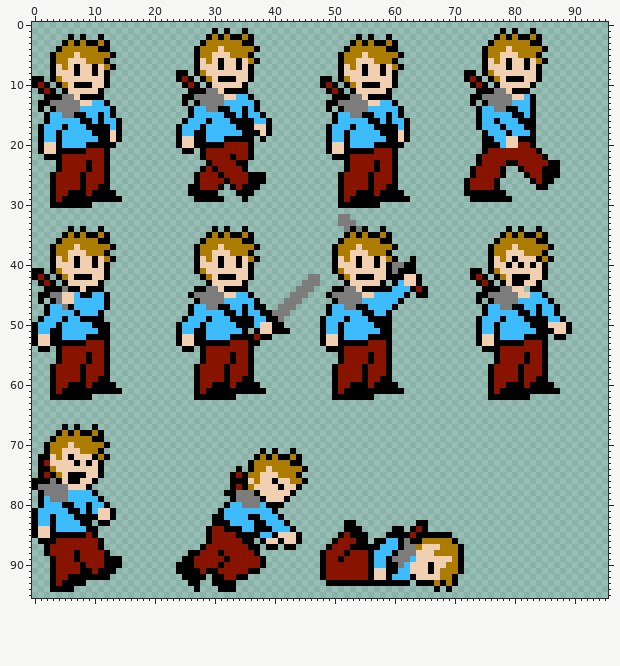
Sprite sheet, stored at client/src/components/Player/Player3.png. Above: the version before the commit.
The file is 288x288 pixels, drawn in blocks of 3x3; one block is one cell here. Colours within 5 levels of each other are drawn and written as one.
Now the later version:
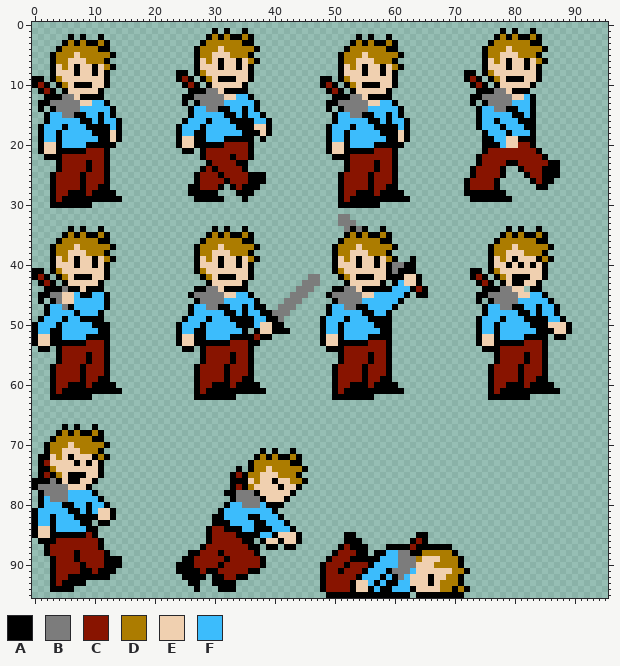
Palette (. is transparent): A #000000  B #7c7c7c  C #881400  D #ac7c00  E #f0d0b0  F #3cbcfc
The edit:
y 83: x 52..53 AA -> ..; x 64..65 AA -> ..
y 84: x 52..54 AAA -> ...; x 60..61 AA -> ..; x 63..65 ACA -> ...
y 85: x 51..52 AC -> .A; x 54..55 AA -> ..; x 59..63 AAAAC -> .....; x 66..69 AAAA -> ....
y 86: x 50..53 ACCC -> ..AA; x 55 A -> .; x 57..62 AAFFAB -> ......; x 64..70 ADDDDDA -> CA.....
y 87: x 49..51 ACC -> ..A; x 56..60 AAFFF -> ...AA; x 62..71 BBDEEEDDDA -> ACAAAAAA..
y 88: x 48..50 ACC -> ..A; x 52 A -> C; x 54..58 CCAFF -> AA.AA; x 60 A -> F; x 63..66 BEEE -> AADD; x 70..71 DA -> A.
y 89: x 48..49 AC -> .A; x 51 A -> C; x 53..55 CCC -> AAA; x 57 F -> A; x 59..60 AB -> FF; x 63..64 FE -> BD; x 68..69 EE -> DD
y 90: x 52 C -> A; x 59..60 AA -> FF; x 62..63 FE -> BB; x 66..68 AEE -> EDD
y 91: x 51 C -> A; x 55..58 CAEE -> AFFF; x 60..63 AFFE -> BBBF; x 66 A -> E; x 68..69 DD -> EE; x 71..72 A. -> DA
y 92: x 54..61 CCAEEAFF -> AFFFAFAB; x 63 A -> E; x 66 E -> A; x 68 D -> E; x 70..71 A. -> DA
y 93: x 48..52 .AAAA -> ACCCC; x 54..56 AAA -> EEF; x 58 A -> F; x 61..65 AA.AA -> FFEEE; x 67..68 DA -> ED; x 70..71 A. -> DA
y 94: x 48..72 ...................A.A... -> ACCCCAEEAFAAFFFAEEEEDDADA
y 95: x 49..62 .............. -> AAAAAAAAAAAAAA; x 64..71 ........ -> AAAAAAAA
Boxes around the changes in both pictures, in picture pixels (x1, y1, x2, y2):
changed: (320, 520, 470, 598)
